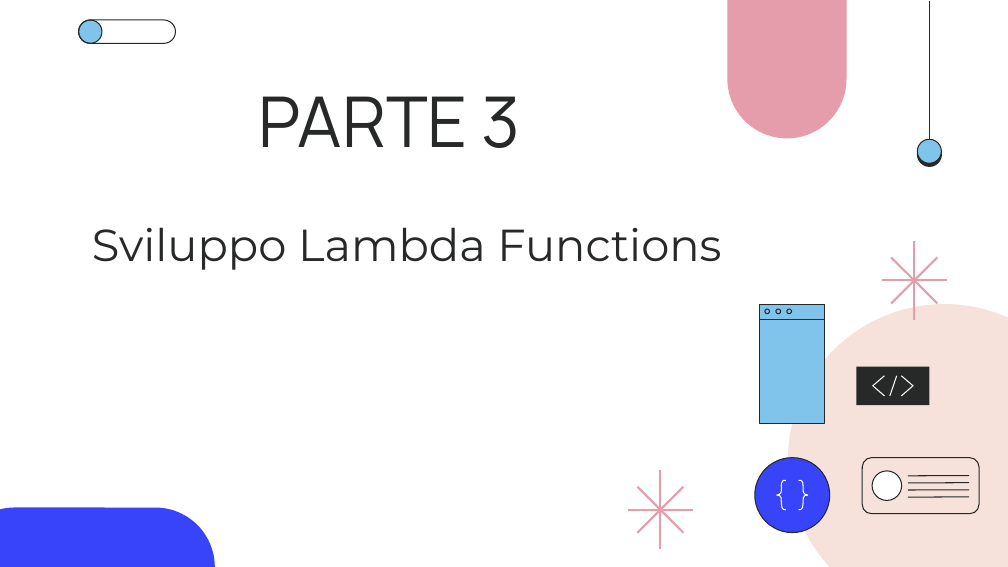
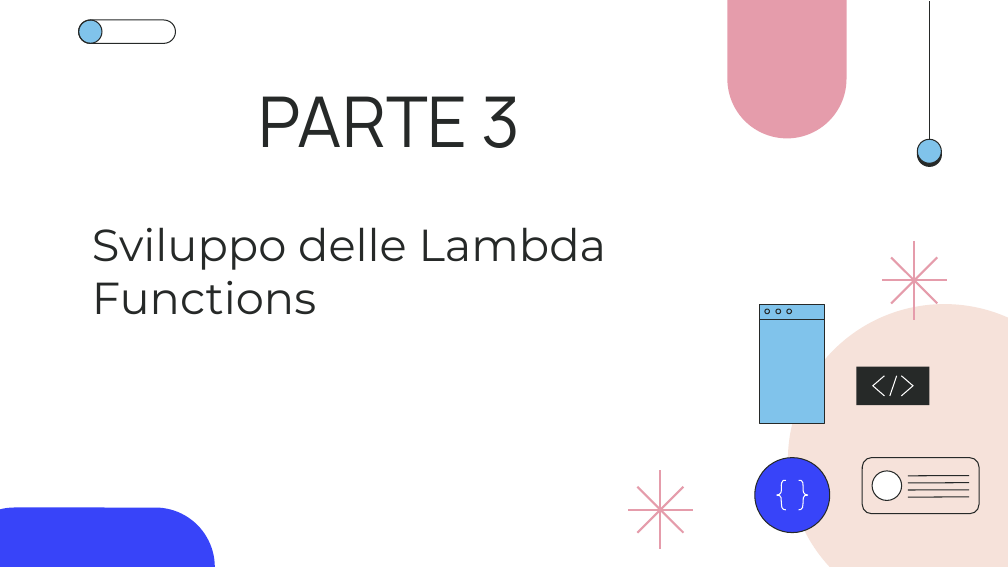
Before and after one commit to giotentori/unibg_cloud_and_mobile, a slide deck: slide 24 of Progetto_TCM/Progetto3.0/CommuniTEDx_3.0.pptx. Drawn at 1008x567 pixels with LibreOffice and Linux fonts; fonts in the diff are those of the drawing. Boxes give left, top, right and bottom in pixels: in the first picture for what was removed or moved away, otherwise in the second. Text is boxed around its words. In the diff, an @@ line names an element or a change of style, - is before the commit and + after.

```diff
--- a/Progetto_TCM/Progetto3.0/CommuniTEDx_3.0.pptx
+++ b/Progetto_TCM/Progetto3.0/CommuniTEDx_3.0.pptx
@@ subtitle at [92, 227, 607, 315]: text changed @@
-Sviluppo Lambda Functions
+Sviluppo delle Lambda Functions
```
Also in this commit, not shown: 5 other slides changed, 11 slides added, 5 other files.
